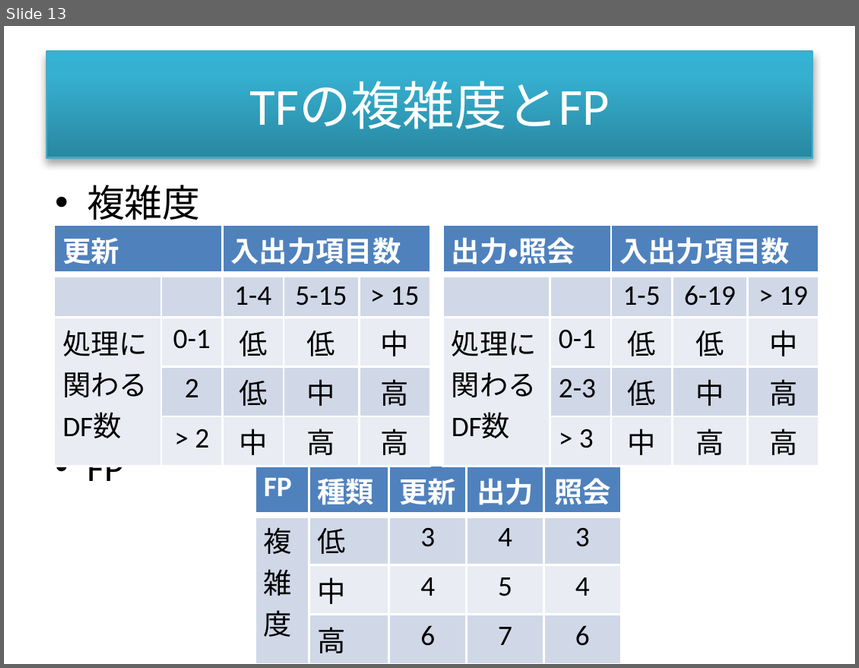
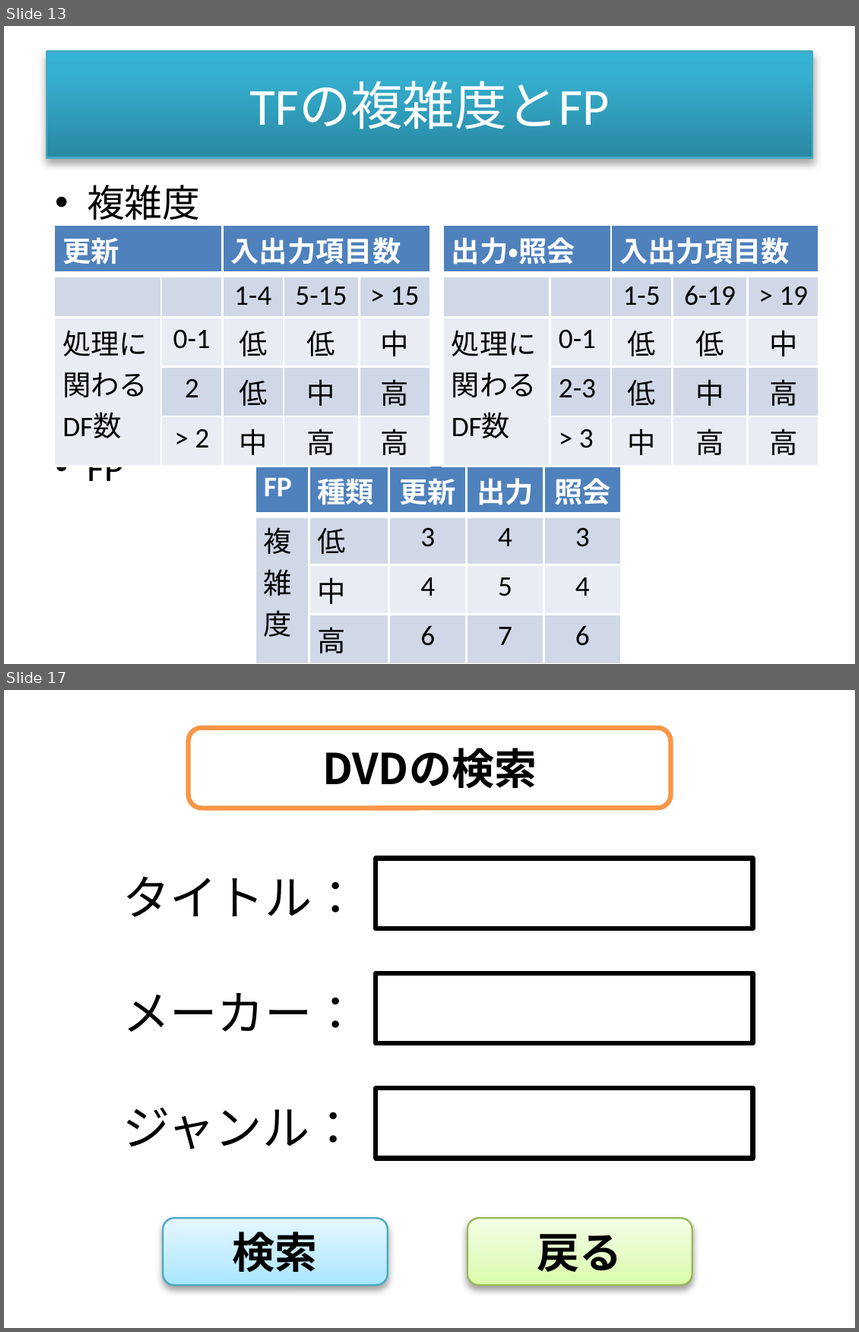
Before and after one commit to yamogeyamoge/Ftool, a slide deck: 教育ツール画像.pptx. Shown one above the other, each under a label of ours: slide 13 before the commit, slides 13 and 17 after it; the slides between them are not shown. The pictures are 859x668 and 859x1332 pixels, drawn with LibreOffice and Linux fonts; fonts in the diff are those of the drawing. Boxes give left, top, right and bottom in pixels: in the first picture for what was removed or moved away, otherwise in the second. Text is boxed around its words. In the diff, an @@ line names an element or a change of style, - is before the commit and + after.

```diff
--- a/教育ツール画像.pptx
+++ b/教育ツール画像.pptx
@@ slide 17 added at (4,690,855,1328), background #FFFFFF @@
@@ rounded rectangle added at (188,727,670,808), fill #FFFFFF, outline #F79646 2 pt, 18 pt, text #000000, bold @@
+DVDの検索
@@ rectangle added at (377,859,753,929), fill #FFFFFF, outline #000000 2 pt @@
@@ text added at (123,876,360,917), 20 pt, text #000000 @@
+タイトル：
@@ rectangle added at (377,974,753,1044), fill #FFFFFF, outline #000000 2 pt @@
@@ text added at (123,993,360,1032), 20 pt, text #000000 @@
+メーカー：
@@ rectangle added at (377,1088,753,1158), fill #FFFFFF, outline #000000 2 pt @@
@@ text added at (123,1107,357,1150), 20 pt, text #000000 @@
+ジャンル：
@@ rounded rectangle added at (162,1220,387,1286), fill gradient #A7E6FF to #C1EDFF to #E7F8FF, outline #46AAC5 0.75 pt, 18 pt, text #000000, bold @@
+検索
@@ rounded rectangle added at (467,1220,692,1286), fill gradient #DAFDA7 to #E4FCC2 to #F5FFE7, outline #98B955 0.75 pt, 18 pt, text #000000, bold @@
+戻る
```
Also in this commit, not shown: 6 other slides added, 15 other files.
